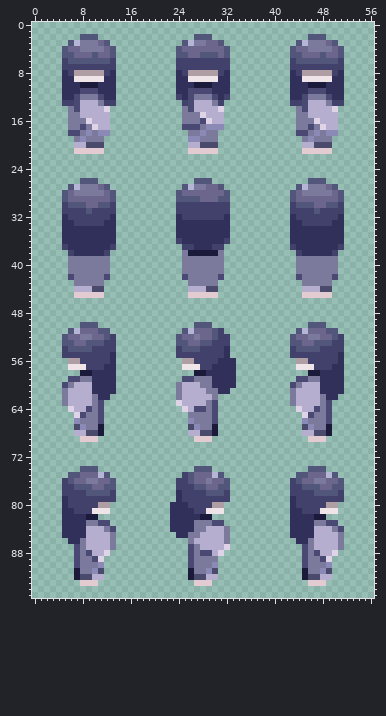
A sprite sheet gets an edit: Sprites/Characters/YukiOnna.png. The first picture shows the starting point.
The file is 114x192 pixels, drawn in blocks of 2x2; one block is one cell here. Colours within 5 levels of each other are drawn and written as one.
After the commit:
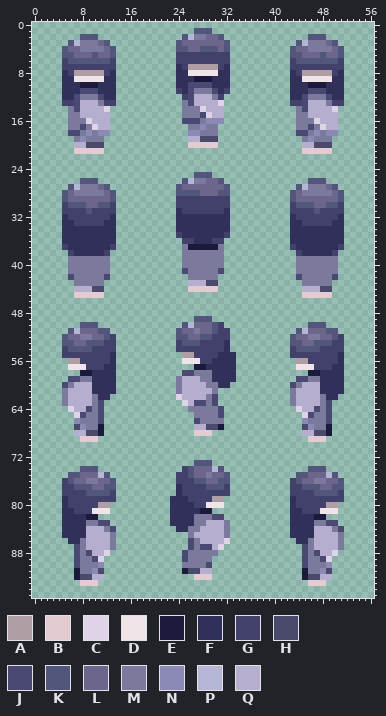
Palette (. is transparent): A #af9ea3  B #e2cbd1  C #dfd3e7  D #efe4e7  E #1b1a3a  F #30305a  G #42416b  H #4a4a6c  J #4a4973  K #52567b  L #6c668c  M #7b799c  N #8b89b5  P #b5b6d6  Q #b6aece
Edits made:
y 1: x 27..29 ... -> KKK
y 2: x 25..31 ..KKK.. -> KPMMLLK
y 3: x 24..28 .KPMM -> KLLLL; x 31..32 K. -> LK
y 4: x 25 L -> K; x 28..30 LLL -> KKK
y 5: x 24..32 KKLLKKKLK -> GGGGGGGGG
y 7: x 24 G -> F; x 26..30 GGGGG -> AAAAA; x 32 G -> F
y 8: x 25..31 GAAAAAG -> FDDDDDF
y 9: x 26..30 DDDDD -> FEEEF
y 10: x 26..29 FEEE -> JJJJ
y 11: x 24 F -> G; x 27..30 JJJF -> MMMJ; x 32 F -> G
y 12: x 24..25 GF -> .G; x 27..32 MMMJFG -> QQQMG.
y 13: x 25 G -> M; x 30..31 MG -> QC
y 14: x 26..28 JQQ -> MMC; x 31 C -> Q
y 15: x 28..29 CQ -> JC
y 16: x 25..31 MMMJCQQ -> JJJMNNN
y 17: x 25..31 JJJMNNN -> .MMNMM.
y 18: x 26..28 MMN -> NNM
y 19: x 26..30 NNMMM -> QQHHH
y 20: x 26..30 QQHHH -> BBBBB
y 21: x 26..30 BBBBB -> .....
y 25: x 27..29 ... -> KKK
y 26: x 25..31 ..KKK.. -> KPMMLLK
y 27: x 24..28 .KPMM -> KLLLL; x 31..32 K. -> LK
y 28: x 25..27 LLL -> KKK; x 31 L -> K
y 29: x 24..32 KKKKLLLKK -> GGGGGGGGG
y 31: x 24 G -> F; x 32 G -> F
y 32: x 25..31 GGGGGGG -> FFFFFFF
y 35: x 24 F -> G; x 32 F -> G
y 36: x 24..26 GFF -> .GG; x 30..32 FFG -> GG.
y 37: x 25..31 GGFFFGG -> MEEEEEM
y 38: x 26..30 EEEEE -> MMMMM
y 41: x 25 M -> J; x 31 M -> J
y 42: x 25 J -> .; x 31 J -> .
y 43: x 26..30 MMMMM -> QQQHH
y 44: x 26..30 QQQHH -> BBBBB
y 45: x 26..30 BBBBB -> .....
y 49: x 27..29 ... -> KKK
y 50: x 25..31 ..KKK.. -> KPLLLKG
y 51: x 24..27 .KPL -> KLLM; x 32 . -> G
y 52: x 25 L -> K; x 27..30 MLLK -> LKKG
y 53: x 24 K -> G; x 26..29 LLKK -> KKGG; x 32 G -> F
y 54: x 25..27 KKK -> GGG
y 55: x 24..26 GGG -> .AA; x 31 G -> F; x 33 . -> F
y 56: x 25..27 AAG -> DDD; x 30 G -> F
y 57: x 25..29 DDDGG -> ..EEF
y 58: x 25..29 ..EEF -> JJMMM
y 59: x 24..27 .JJM -> MQQQ
y 60: x 28 M -> Q; x 30 F -> M; x 33 F -> .
y 61: x 29 M -> Q; x 31..32 FF -> ..
y 62: x 24 M -> C; x 29..30 QM -> MJ
y 63: x 24..25 CQ -> .C; x 27..28 QQ -> JJ
y 64: x 25..28 CQJJ -> .MMM; x 30..31 J. -> MJ
y 65: x 26 M -> .; x 30..31 J. -> MJ
y 66: x 26..27 NM -> .H; x 30..31 J. -> MM
y 67: x 26..31 HNMME. -> .QQHHE
y 68: x 26..30 QQHHE -> .BBB.
y 69: x 27..29 BBB -> ...
y 73: x 27..29 ... -> KKK
y 74: x 25..31 ..KKK.. -> GKLLLPK
y 75: x 24 . -> G; x 29..32 LPK. -> MLLK
y 76: x 26..29 KLLM -> GKKL; x 31 L -> K
y 77: x 24 G -> F; x 27..30 KKLL -> GGKK; x 32 K -> G
y 78: x 29..31 KKK -> GGG
y 79: x 23 . -> F; x 25 G -> F; x 30..32 GGG -> AA.
y 80: x 26 G -> F; x 29..31 GAA -> DDD
y 81: x 27..31 GGDDD -> FEE..
y 82: x 27..31 FEE.. -> MMMJJ
y 83: x 29..32 MJJ. -> QQQM
y 84: x 23 F -> .; x 26 F -> M; x 28 M -> Q
y 85: x 24..25 FF -> ..; x 27 M -> Q
y 86: x 26..27 MQ -> JM; x 32 M -> C
y 87: x 28..29 QQ -> JJ; x 31..32 QC -> C.
y 88: x 25..26 .J -> JM; x 28..31 JJQC -> MMM.
y 89: x 25..26 .J -> JM; x 30 M -> .
y 90: x 25..26 .J -> MM; x 29..30 MN -> H.
y 91: x 25..30 .EMMNH -> EHHQQ.
y 92: x 26..30 EHHQQ -> .BBB.
y 93: x 27..29 BBB -> ...
Changed places in both pictures, as pixel boxes (x1, y1, x2, y2):
changed: (170, 28, 236, 586)
